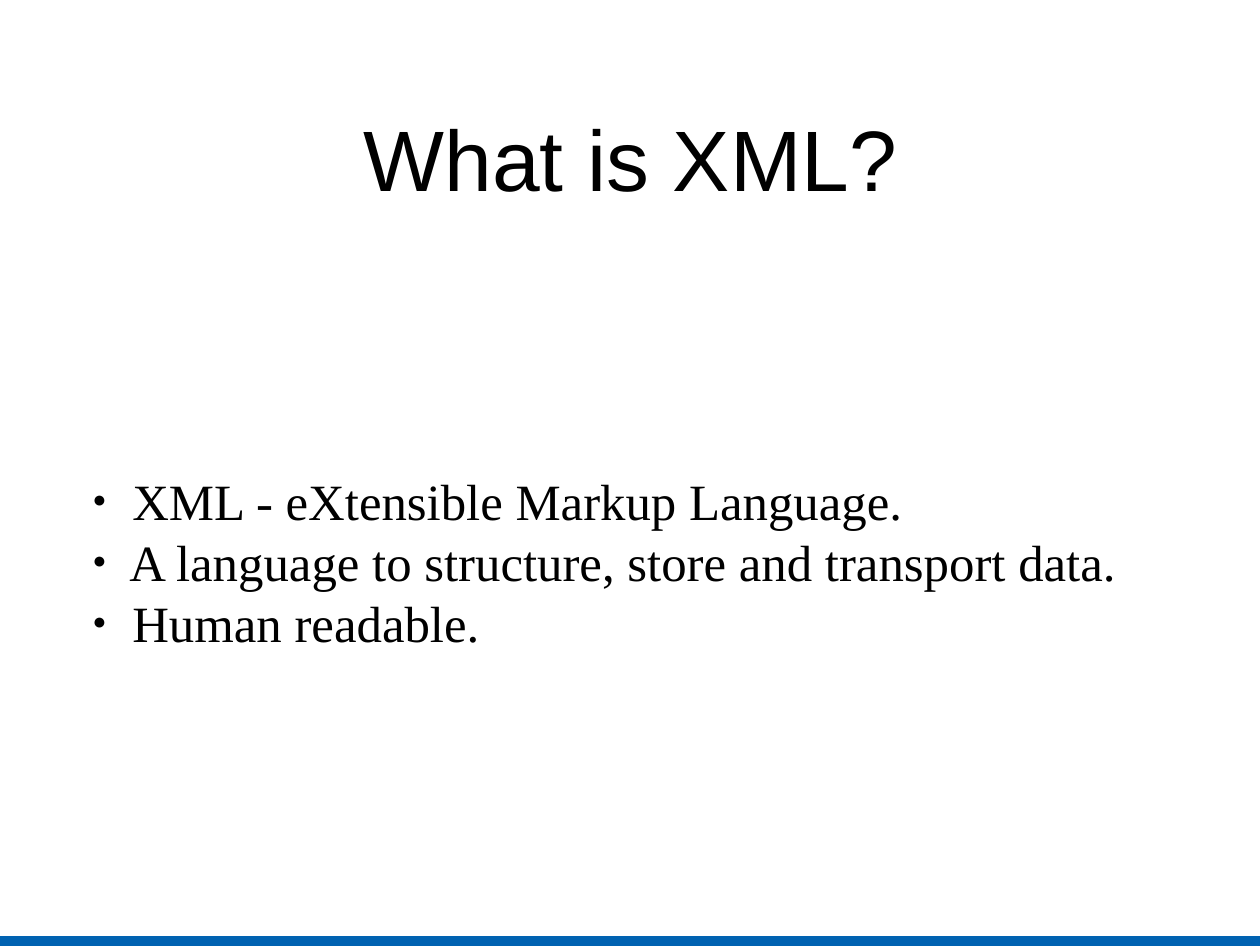
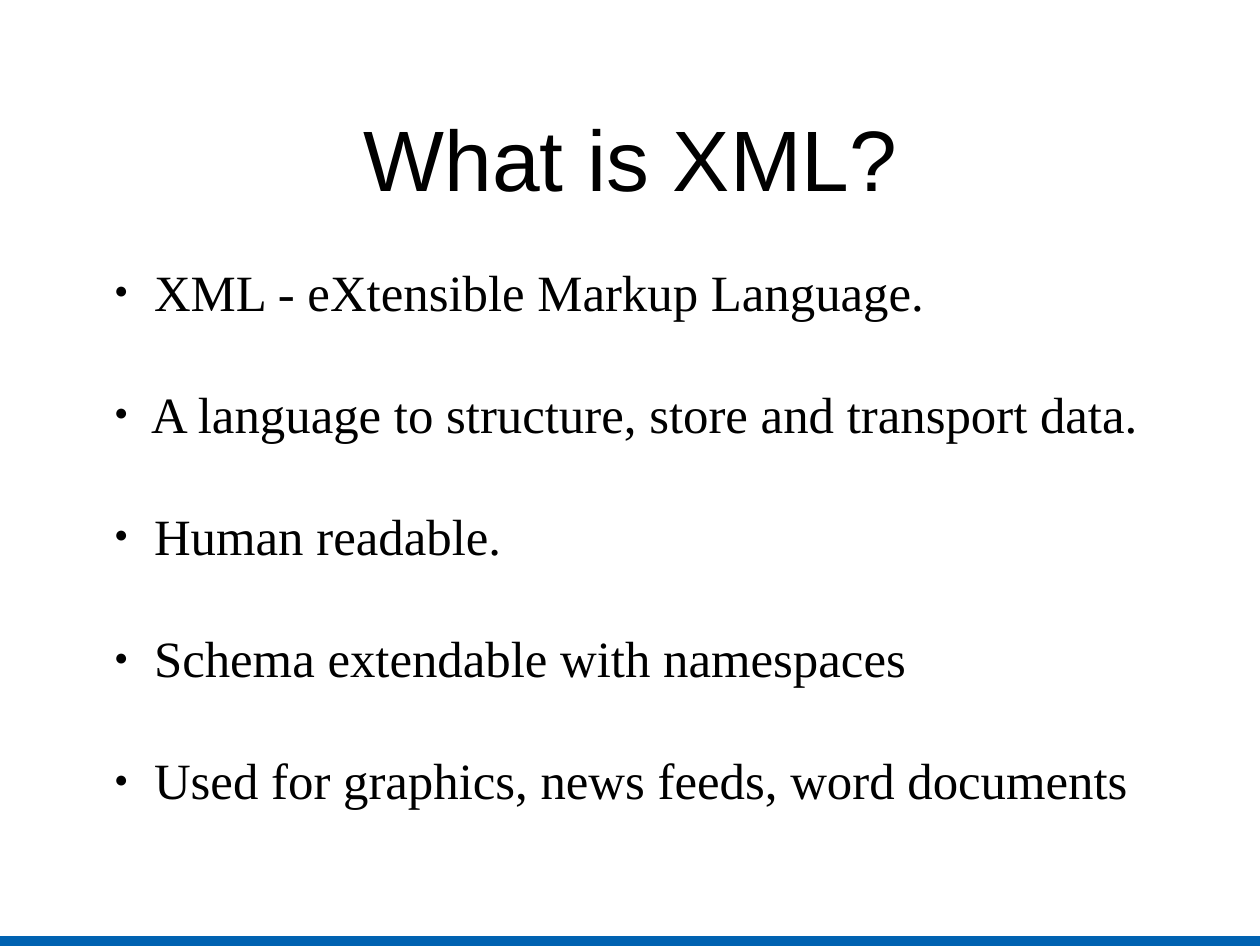
Before and after one commit to kratos12000/FastXMLDiff, a slide deck: slide 4 of Presentation/Slides.odp (slide 8 before the commit). Drawn at 1260x946 pixels with LibreOffice and Linux fonts; fonts in the diff are those of the drawing. Boxes give left, top, right and bottom in pixels: in the first picture for what was removed or moved away, otherwise in the second. Text is boxed around its words. In the diff, an @@ line names an element or a change of style, - is before the commit and + after.

```diff
--- a/Presentation/Slides.odp
+++ b/Presentation/Slides.odp
@@ subtitle "XML - eXtensible Markup Language.": place and size @@
-subtitle "XML - eXtensible Markup Language." at [129,484,1115,643]
+subtitle "XML - eXtensible Markup Language." at [151,275,1137,809]
@@ subtitle at [151,275,1137,556]: line spacing 1 to 2 @@
@@ subtitle at [154,641,1127,809]: paragraphs added @@
+● Schema extendable with namespaces
+● Used for graphics, news feeds, word documents
```
Also in this commit, not shown: 11 slides added, 8 slides removed.
